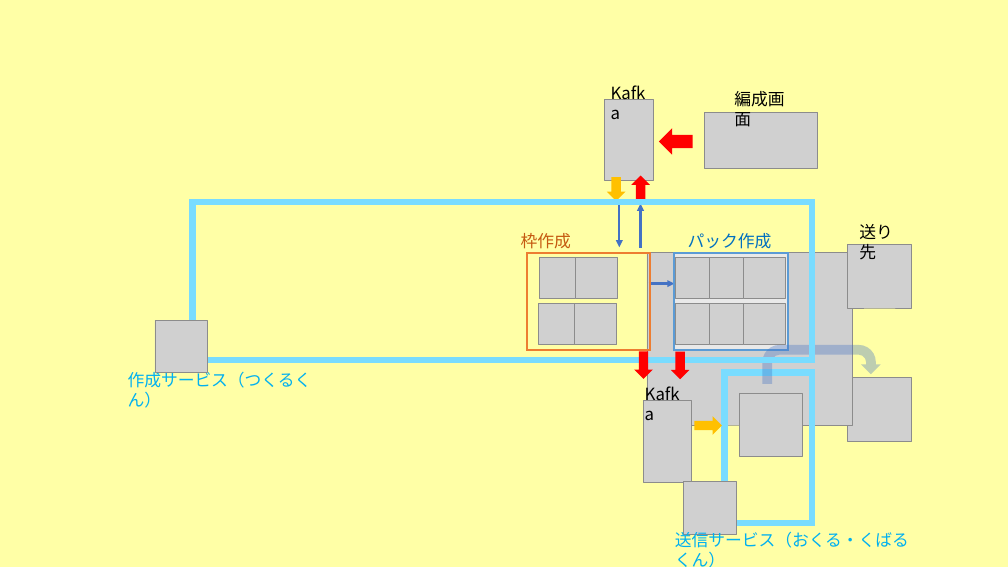
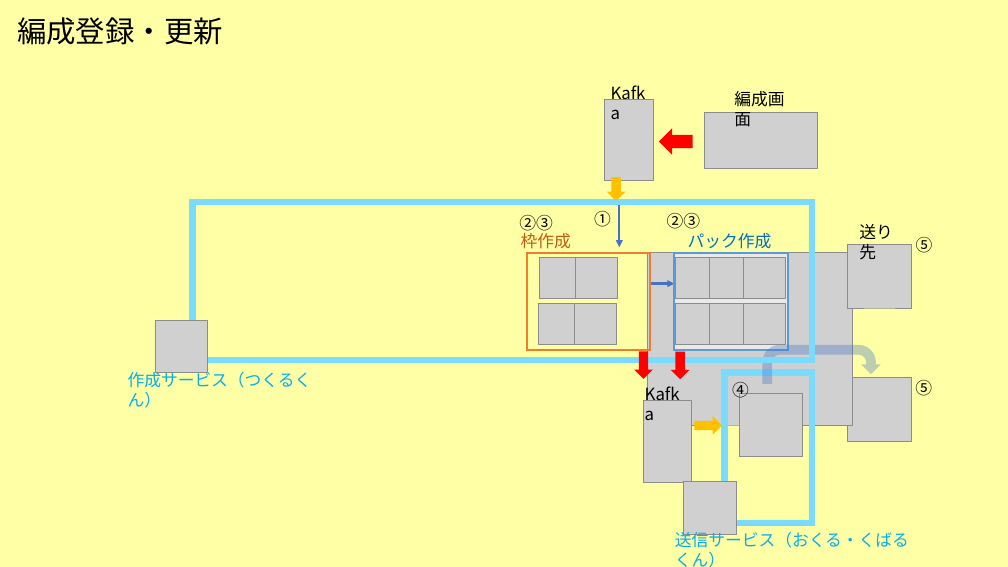
Before and after one commit to TKBTK48/JBSTexrBook, a slide deck: slide 13 of 画面遷移検討.pptx (slide 12 before the commit). Drawn at 1008x567 pixels with LibreOffice and Linux fonts; fonts in the diff are those of the drawing; grey boxes stand for pictures. Boxes give left, top, right and bottom in pixels: in the first picture for what was removed or moved away, otherwise in the second. Text is boxed around its words. In the diff, an @@ line names an element or a change of style, - is before the commit and + after.

```diff
--- a/画面遷移検討.pptx
+++ b/画面遷移検討.pptx
@@ text added at bbox=[17, 17, 223, 45], 28 pt, text #000000 @@
+編成登録・更新
@@ right arrow removed at bbox=[632, 176, 651, 200] @@
@@ arrow removed from (640, 248) to (640, 203) @@
@@ text added at bbox=[519, 215, 553, 234], 16 pt, text #000000 @@
+②③
@@ text added at bbox=[594, 211, 611, 227], 16 pt, text #000000 @@
+①
@@ text added at bbox=[667, 213, 701, 229], 16 pt, text #000000 @@
+②③
@@ text added at bbox=[916, 237, 933, 253], 16 pt, text #000000 @@
+⑤
@@ text added at bbox=[732, 382, 749, 401], 16 pt, text #000000 @@
+④
@@ text added at bbox=[915, 380, 932, 396], 16 pt, text #000000 @@
+⑤
```
Also in this commit, not shown: 81 other slides changed, 23 slides added, 3 slides removed.
